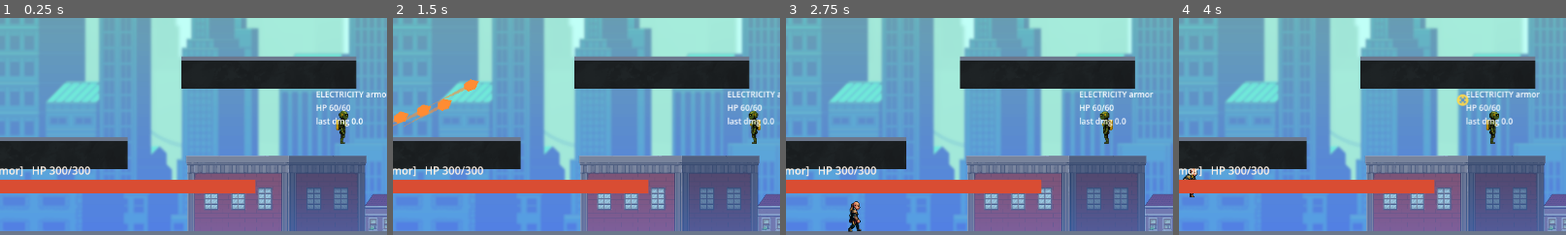
Above: before the commit, frames 1-4 (left to right).
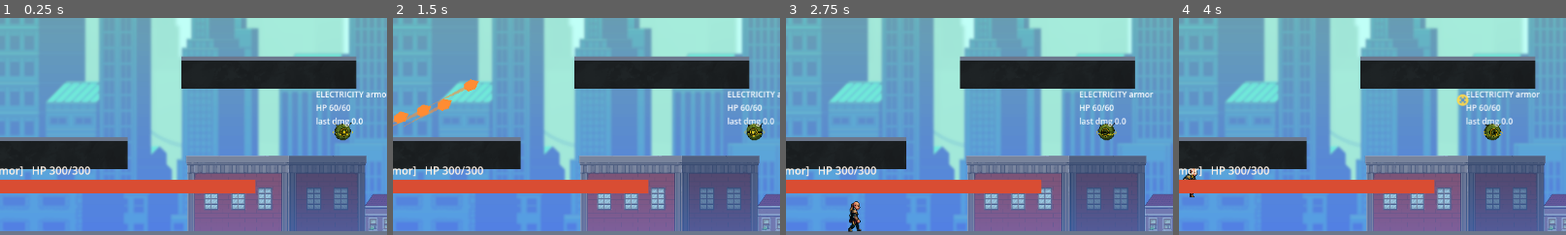
Above: after the commit, the same moments.

Repository: lordiwa/mageRage
Game: Godot game, scene res://levels/sector_02.tscn
Two runs of this game, one before a commit and one after it. Both use one fixed random seed, a clock stepped at 60 frames per second and the inputs below.
Inputs (mouse positions are % of the whole screen's width and height, from its top left):
- Up to frame 1 (0.25 s): no input
- Up to frame 2 (1.5 s): tap Enter at 0.5 s; move the mouse to (72, 45) at 0.52 s; hold D (move_right) 0.53-1.25 s; hold E (cast_primary) 0.53-1.25 s; click (72, 45) at 0.67 s; tap Space (jump) at 0.77 s; drag from (30, 55) to (45, 69) at 1.27 s
- Up to frame 3 (2.75 s): move the mouse to (60, 28) at 2.02 s; hold D (move_right) from 2.03 s (still down); tap Shift (dash) at 2.1 s
- Up to frame 4 (4 s): release D (move_right) at 2.75 s; drag from (45, 70) to (89, 29) at 2.77 s; move the mouse to (80, 65) at 3.52 s; hold A (move_left) from 3.53 s (still down); tap 2 (element_2) at 3.6 s; tap Space (jump) at 3.77 s
The pictures show only the part of the screen within x 43-93%, y 46-96%; the shares and areas given below are measured in that part.

The runs differ from the first frame. In frame 1, 0.4% of the frame differs, in the area x 85-92%, y 42-59%; in frame 2, 0.4%; in frame 3, 0.4%; in frame 4, 0.4%.

Commit message:
feat(TASK-058): swap drones to flying art + skin the Warden boss
Part A — flying drones:
- Repoint empire_drone.tscn + shield_drone.tscn 'Sprite' to the new
  *_fly_frames.tres floating eye-orb art. FLOATING enemies: opaque bbox CENTERED
  on the unchanged (28,36) collision (no feet-seat), integer-friendly scale 0.4,
  per-node texture_filter=1. Drone FSM idle/walk/attack/hurt already mapped — no
  controller change.

Part B — Warden boss:
- warden.tscn: replace the greybox 'Sprite' ColorRect with an AnimatedSprite2D
  from warden_frames.tres + add the AnimationController child (like the other
  enemies). per-node texture_filter=1. 252px source >> (72,96) collision so an
  integer scale is impossible — chose a clean fractional scale 0.4 (big-but-fair)
  with feet SEATED on the collision bottom; documented in the scene metadata.
  Label/StateMachine/Health + all boss wiring kept exactly.
- enemy_animation_controller.select_animation(): add WardenPatrol/Chase/Attack ->
  idle/walk/attack; hurt/attack one-shot priority + default unchanged (pure).
- warden.gd: migrate the tint/dissolve from ColorRect.color to CanvasItem.modulate
  (mirrors the drones); fire play_attack() on fire_pattern() + play_hurt() on a
  landed hit; flip_h driven by the controller from velocity. death -> hold last
  hurt frame (documented gap, no queue_free; arena owns the boss lifetime).

Collisions byte-identical (drones 28x36, charger untouched, warden 72x96); no
FSM/combat/projectile/phase changes — visual node swaps + the controller mapping.

Co-Authored-By: Claude Opus 4.8 (1M context) <noreply@anthropic.com>

Diff:
--- a/scenes/empire_drone.tscn
+++ b/scenes/empire_drone.tscn
@@ -9,7 +9,7 @@
 [ext_resource type="Script" path="res://scripts/enemies/states/drone_patrol_state.gd" id="7_patrol"]
 [ext_resource type="Script" path="res://scripts/enemies/states/drone_chase_state.gd" id="8_chase"]
 [ext_resource type="Script" path="res://scripts/enemies/states/drone_attack_state.gd" id="9_attack"]
-[ext_resource type="SpriteFrames" path="res://resources/enemies/empire_drone_frames.tres" id="10_frames"]
+[ext_resource type="SpriteFrames" path="res://resources/enemies/empire_drone_fly_frames.tres" id="10_frames"]
 [ext_resource type="Script" path="res://scripts/enemies/enemy_animation_controller.gd" id="11_animctrl"]
 
 [sub_resource type="RectangleShape2D" id="Rect_drone"]
@@ -27,10 +27,12 @@
 
 [node name="Sprite" type="AnimatedSprite2D" parent="."]
 texture_filter = 1
-position = Vector2(0, -8)
+position = Vector2(0.2, 0.6)
+scale = Vector2(0.4, 0.4)
 sprite_frames = ExtResource("10_frames")
 animation = &"idle"
 autoplay = "idle"
+metadata/_tasks_geom = "TASK-058: floating eye-orb CENTERED on the (28,36) collision (no feet-seat). 96px source, opaque idle bbox 75x65 @ (10,14); scale 0.4 -> ~30x26px reads over the box; position offsets the opaque center to (0,0)."
 
 [node name="AnimationController" type="Node" parent="."]
 script = ExtResource("11_animctrl")
--- a/scenes/shield_drone.tscn
+++ b/scenes/shield_drone.tscn
@@ -9,7 +9,7 @@
 [ext_resource type="Script" path="res://scripts/enemies/states/drone_patrol_state.gd" id="7_patrol"]
 [ext_resource type="Script" path="res://scripts/enemies/states/drone_chase_state.gd" id="8_chase"]
 [ext_resource type="Script" path="res://scripts/enemies/states/drone_attack_state.gd" id="9_attack"]
-[ext_resource type="SpriteFrames" path="res://resources/enemies/shield_drone_frames.tres" id="10_frames"]
+[ext_resource type="SpriteFrames" path="res://resources/enemies/shield_drone_fly_frames.tres" id="10_frames"]
 [ext_resource type="Script" path="res://scripts/enemies/enemy_animation_controller.gd" id="11_animctrl"]
 
 [sub_resource type="RectangleShape2D" id="Rect_drone"]
@@ -28,10 +28,12 @@
 
 [node name="Sprite" type="AnimatedSprite2D" parent="."]
 texture_filter = 1
-position = Vector2(0, -8)
+position = Vector2(-1.4, 2.6)
+scale = Vector2(0.4, 0.4)
 sprite_frames = ExtResource("10_frames")
 animation = &"idle"
 autoplay = "idle"
+metadata/_tasks_geom = "TASK-058: floating eye-orb CENTERED on the (28,36) collision (no feet-seat). 96px source, opaque idle bbox 79x77 @ (12,3); scale 0.4 -> ~32x31px reads over the box; position offsets the opaque center to (0,0)."
 
 [node name="AnimationController" type="Node" parent="."]
 script = ExtResource("11_animctrl")
--- a/scenes/warden.tscn
+++ b/scenes/warden.tscn
@@ -8,6 +8,8 @@
 [ext_resource type="Script" path="res://scripts/enemies/states/warden_patrol_state.gd" id="5_patrol"]
 [ext_resource type="Script" path="res://scripts/enemies/states/warden_chase_state.gd" id="6_chase"]
 [ext_resource type="Script" path="res://scripts/enemies/states/warden_attack_state.gd" id="7_attack"]
+[ext_resource type="SpriteFrames" path="res://resources/enemies/warden_frames.tres" id="9_frames"]
+[ext_resource type="Script" path="res://scripts/enemies/enemy_animation_controller.gd" id="10_animctrl"]
 
 [sub_resource type="RectangleShape2D" id="Rect_warden"]
 size = Vector2(72, 96)
@@ -21,12 +23,17 @@
 [node name="CollisionShape2D" type="CollisionShape2D" parent="."]
 shape = SubResource("Rect_warden")
 
-[node name="Sprite" type="ColorRect" parent="."]
-offset_left = -36.0
-offset_top = -48.0
-offset_right = 36.0
-offset_bottom = 48.0
-color = Color(0.85, 0.3, 0.2, 1)
+[node name="Sprite" type="AnimatedSprite2D" parent="."]
+texture_filter = 1
+position = Vector2(1, 23.2)
+scale = Vector2(0.4, 0.4)
+sprite_frames = ExtResource("9_frames")
+animation = &"idle"
+autoplay = "idle"
+metadata/_tasks_geom = "TASK-058: boss feet SEATED on the (72,96) collision bottom (+48). 252px source >> collision so an integer scale is impossible; chose a clean fractional scale 0.4 (big-but-fair). Opaque idle bbox 53x123 @ (97,65); scale 0.4 -> ~21x49px tall, feet row mapped to y=+48, opaque centered on x=0. Fine-tuning the on-screen size/seat is a later DIRECT playtest tweak."
+
+[node name="AnimationController" type="Node" parent="."]
+script = ExtResource("10_animctrl")
 
 [node name="Health" type="Node" parent="."]
 script = ExtResource("2_health")
--- a/scripts/enemies/enemy_animation_controller.gd
+++ b/scripts/enemies/enemy_animation_controller.gd
@@ -18,6 +18,9 @@
 ##   ChargerWindUpState       -> "windup"
 ##   ChargerChargeState       -> "charge"
 ##   ChargerRecoveryState     -> "idle"   (no dedicated recovery anim; fallback)
+##   WardenPatrolState        -> "idle"   (TASK-058 boss)
+##   WardenChaseState         -> "walk"   (TASK-058 boss)
+##   WardenAttackState        -> "attack" (TASK-058 boss; one-shot wind-up/fire)
 ##   unknown / future state   -> "idle"   (safe default)
 ##
 ## Facing: the enemies have no `facing` field — they face the direction they move.
@@ -141,11 +144,11 @@
 	if attacking:
 		return "attack"
 	match state_name:
-		"DronePatrolState", "ChargerPatrolState":
+		"DronePatrolState", "ChargerPatrolState", "WardenPatrolState":
 			return "idle"
-		"DroneChaseState", "ChargerChaseState":
+		"DroneChaseState", "ChargerChaseState", "WardenChaseState":
 			return "walk"
-		"DroneAttackState":
+		"DroneAttackState", "WardenAttackState":
 			return "attack"
 		"ChargerWindUpState":
 			return "windup"
--- a/scripts/enemies/warden.gd
+++ b/scripts/enemies/warden.gd
@@ -102,8 +102,16 @@
 signal defeated
 
 @onready var _health: Health = $Health
-@onready var _sprite: ColorRect = get_node_or_null("Sprite")
+## TASK-058: the boss greybox ColorRect is now an AnimatedSprite2D. Typed as
+## CanvasItem so the telegraph/slow/armor tint + the death dissolve drive `modulate`
+## (works on both the AnimatedSprite2D and a bare ColorRect used by unit tests);
+## null-guarded for bare-scene tests.
+@onready var _sprite: CanvasItem = get_node_or_null("Sprite")
 @onready var _label: Label = get_node_or_null("Label")
+## TASK-058: the state-driven animation controller (one-shot attack/hurt + flip_h),
+## mirroring the drones/charger. Duck-typed as Node so a bare boss (unit test)
+## without it still runs; calls are has_method-guarded.
+@onready var _anim_ctrl: Node = get_node_or_null("AnimationController")
 
 var _armor_color := Color.WHITE
 
@@ -201,6 +209,10 @@
 	if slow:
 		_slow.apply()
 	_refresh_label()
+	# TASK-058: play the hurt one-shot on a landed hit (highest-priority anim),
+	# mirroring the drones/charger. Skip once defeated so the death dissolve owns it.
+	if not _won and _anim_ctrl != null and _anim_ctrl.has_method("play_hurt"):
+		_anim_ctrl.play_hurt()
 
 ## Re-evaluate the phase from current HP; if it advanced, swap armor + fire the beat.
 func _on_health_changed(current: float, maximum: float) -> void:
@@ -331,6 +343,10 @@
 		proj.global_position = global_position
 		if proj.has_method("setup"):
 			proj.setup(dir, phase_damage())
+	# TASK-058: play the attack (wind-up/fire) one-shot when the volley actually
+	# fires, mirroring the drones' cast one-shot.
+	if _anim_ctrl != null and _anim_ctrl.has_method("play_attack"):
+		_anim_ctrl.play_attack()
 
 ## The set of projectile directions for the current pattern — pure-ish (delegates
 ## to WardenPhases.fan_directions) so the per-phase shape is testable.
@@ -352,17 +368,20 @@
 	if _sprite == null:
 		return
 	if _telegraphing:
-		_sprite.color = TELEGRAPH_COLOR
+		_sprite.modulate = TELEGRAPH_COLOR
 	elif _slow.is_active():
-		_sprite.color = SLOW_TINT
+		_sprite.modulate = SLOW_TINT
 	else:
-		_sprite.color = _armor_color
+		_sprite.modulate = _armor_color
 
 ## DD-010 victory: at 0 HP the boss is defeated exactly once — freeze movement and
 ## emit `defeated` so the arena enters its victory state (freeze + label). TASK-017
 ## layers the LOUDER shared death beat (element-tinted dissolve + burst) ON TOP of
 ## the existing flow WITHOUT freeing the boss — the victory state keeps it on screen.
 ## The `_won` latch makes the whole path single-trigger (overkill / re-emitted died).
+## TASK-058 documented gap: there is no dedicated death animation — the dissolve runs
+## on whatever frame is showing (typically the last "hurt" frame, since a landed hit
+## precedes the kill), matching the hero's + drones' documented death fallback.
 func _on_died() -> void:
 	if _won:
 		return
@@ -408,10 +427,10 @@
 		return
 	var tween := create_tween()
 	tween.set_parallel(true)
-	var faded := _sprite.color
+	var faded := _sprite.modulate
 	faded.a = 0.0
-	tween.tween_property(_sprite, "color", faded, seconds)
-	tween.tween_property(_sprite, "scale", Vector2.ONE * DISSOLVE_END_SCALE, seconds)
+	tween.tween_property(_sprite, "modulate", faded, seconds)
+	tween.tween_property(_sprite, "scale", _sprite.scale * DISSOLVE_END_SCALE, seconds)
 
 func _refresh_label() -> void:
 	if _label == null:
Not shown: 1 places in scenes/warden.tscn that only renumber resources
